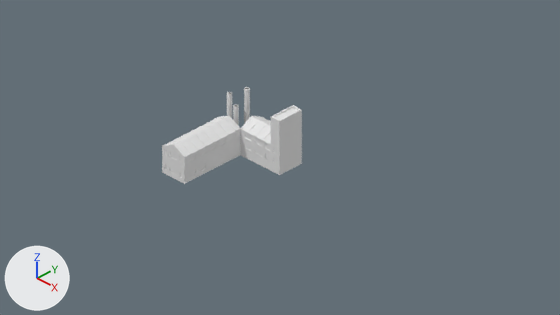
An edit to the Blender file Assets/Blender/Industries/factory.blend, drawn before and after from the same camera.
Camera for both pictures: the file's camera 'Camera'. Arrows for +X, +Y and +Z are at lower left; the lights stay in place.

Objects in the first picture: 'factorybuilding1', 'factorybuilding2', 'smokestacks'.
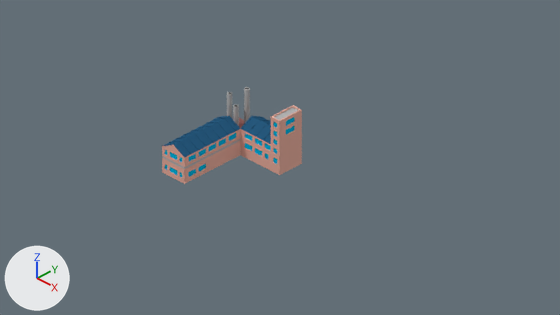
Commit message: Factory materials

Pixel boxes (x1, y1, x2, y2) of what changed, in the pictures (560 x 315 px):
'smokestacks', reshaped: before (227, 87, 250, 126); after (227, 87, 250, 128)
part 1 of me_cube_003, added (brown): after (271, 110, 302, 149)
part 2 of me_cube_003, recoloured (grey to brown): (240, 105, 302, 175) in both
part 3 of me_cube_003, recoloured (grey to cyan): (245, 133, 277, 164) in both
part 4 of me_cube_003, recoloured (white to blue): (240, 116, 271, 144) in both
part 5 of me_cube_003, recoloured: (274, 108, 298, 120) in both
part 6 of me_cylinder_002, recoloured: (227, 87, 250, 126) in both
part 7 of me_cube, recoloured (grey to beige): (162, 129, 240, 184) in both
part 8 of me_cube, recoloured (grey to cyan): (165, 133, 236, 177) in both
part 9 of me_cube, recoloured (white to blue): (162, 116, 228, 146) in both
part 10 of me_cube, recoloured (white to blue): (173, 116, 240, 157) in both
part 11 of me_cube, recoloured: (162, 139, 240, 169) in both

Edits to the bpy script that builds the scene:
```text
Add mat_roof:
    mat_roof = diffuse_material('Roof')
    mat_roof.base_color = (0.0199, 0.1, 0.206)  # blue #27597d
Add mat_concrete:
    mat_concrete = diffuse_material('Concrete')
    mat_concrete.base_color = (0.451, 0.451, 0.451)  # grey #b3b3b3
Add mat_brick:
    mat_brick = diffuse_material('Brick')
    mat_brick.base_color = (0.8, 0.425, 0.346)  # beige #e7ae9f
Add mat_windows_001:
    mat_windows_001 = diffuse_material('Windows.001')
    mat_windows_001.base_color = (0.0, 0.489, 0.8)  # cyan #00bae7
Add mat_roof2:
    mat_roof2 = diffuse_material('Roof2')
    mat_roof2.base_color = (0.26, 0.109, 0.101)  # brown #8b5d59
Change me_cube_003:
    used by ob_factorybuilding2; location = (3.29, -1.71, 0.0); rotation_euler = (0.0, 0.0, -1.571), in degrees (0, 0, -90)
    remove me_cube_003.from_pydata(...)  # 313 vertices, 276 faces; spans x -1.75..-0.62, y -3.91..-1.94, z 0.0..2.25
    add me_cube_003.from_pydata(...)  # 369 vertices, 324 faces; spans x -1.75..-0.62, y -3.91..-1.94, z 0.0..2.25
    me_cube_003 part 1: 56 vertices added at x -1.75..-0.62, y -2.39..-1.94, z 1.18..2.11
    me_cube_003 part 2: 202 faces spanning x -1.75..-0.62, y -3.91..-1.94, z 0.0..2.25 switch from mat_material (white #e7e7e7) to mat_brick (beige #e7ae9f)
    me_cube_003 part 3: 21 faces spanning x -1.73..-0.64, y -3.89..-2.07, z 0.19..1.03 switch from mat_material (white #e7e7e7) to mat_windows_001 (cyan #00bae7)
    me_cube_003 part 4: 46 faces spanning x -1.75..-0.62, y -3.91..-2.39, z 1.1..1.4 switch from mat_material (white #e7e7e7) to mat_roof (blue #27597d)
    me_cube_003 part 5: 1 face spanning x -1.7..-0.67, y -2.34..-1.99, z 2.2 switches from mat_material (white #e7e7e7) to mat_concrete (grey #b3b3b3)
    add me_cube_003.materials.append(mat_concrete)  # grey #b3b3b3
Change me_cylinder_002:
    used by ob_smokestacks; location = (-1.56, -0.7, 1.0); scale = (0.1, 0.1, 1.0)
    remove me_cylinder_002.from_pydata(...)  # 288 vertices, 195 faces; spans x -1.0..4.29, y -1.0..6.55, z -1.0..1.12
    add me_cylinder_002.from_pydata(...)  # 296 vertices, 201 faces; spans x -1.76..5.2, y -1.48..6.89, z -1.0..1.12
    me_cylinder_002 part 6: 192 faces spanning x -1.0..4.29, y -1.0..6.55, z -1.0..1.12 switch from no material to mat_concrete (grey #b3b3b3)
    add me_cylinder_002.materials.append(mat_brick)  # beige #e7ae9f
    add me_cylinder_002.materials.append(mat_roof2)  # brown #8b5d59
Change me_cube:
    where me_cube.from_pydata(...)  # 344 vertices, 300 faces; spans x -1.75..-0.62, y -3.91..-1.09, z 0.0..1.4
    used by ob_factorybuilding1; location = (0.0, 0.0, 0.0)
    me_cube part 7: 170 of the faces centred in x -1.75..-0.62, y -3.91..-1.09, z 0.1..1.19 switch from mat_material (white #e7e7e7) to mat_brick (beige #e7ae9f)
    me_cube part 8: all 22 faces centred in x -1.73..-0.64, y -3.89..-1.49, z 0.29..0.92 switch from mat_material (white #e7e7e7) to mat_windows_001 (cyan #00bae7)
    me_cube part 9: all 44 faces centred in x -1.75..-1.47, y -3.91..-1.09, z 1.11..1.26 switch from mat_material (white #e7e7e7) to mat_roof (blue #27597d)
    me_cube part 10: all 44 faces centred in x -0.9..-0.62, y -3.91..-1.09, z 1.11..1.26 switch from mat_material (white #e7e7e7) to mat_roof (blue #27597d)
    me_cube part 11: all 20 faces centred in x -1.75..-0.62, y -3.91..-1.09, z 0.65 switch from mat_material (white #e7e7e7) to mat_concrete (grey #b3b3b3)
```
